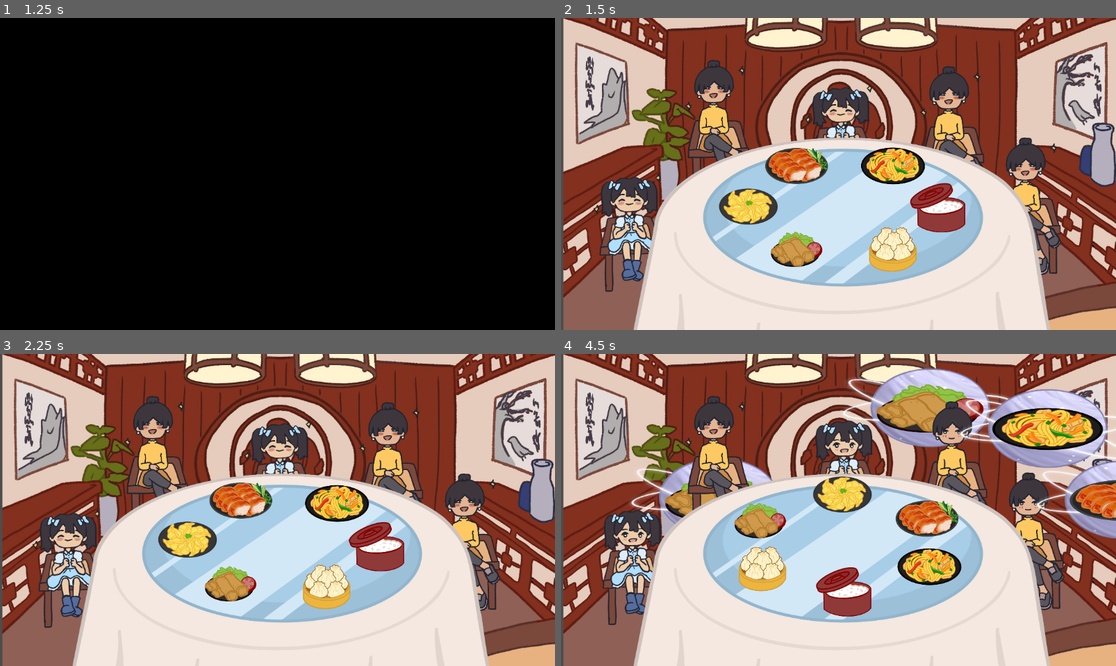
Above: before the commit, frames 1-4 (two rows, left to right).
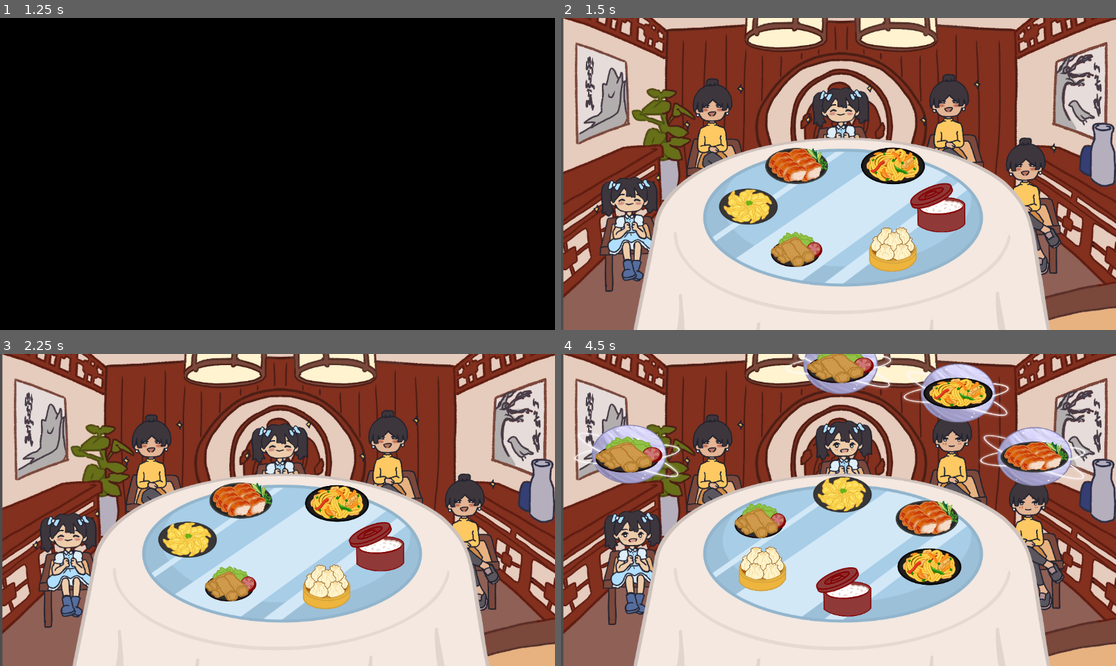
Above: after the commit, the same moments.

Repository: game-dev-besties/lupe_game
Game: Godot game, scene res://scenes/cutscene.tscn
Two runs of this game, one before a commit and one after it. Both use one fixed random seed, a clock stepped at 60 frames per second and the inputs below.
Inputs (mouse positions are in pixels of both pictures, inside the frame that each line leads up to):
- Up to frame 1 (1.25 s): click "SKIP" at 0.5 s
- Up to frame 2 (1.5 s): click "SKIP" at 1.25 s
- Up to frame 3 (2.25 s): tap Enter (ui_accept) at 2 s; move the mouse to (377, 544) at 2.02 s; hold Right (ui_right) from 2.03 s (still down); click (377, 544) at 2.17 s
- Up to frame 4 (4.5 s): tap Enter (ui_accept) at 2.27, 3.02 s; move the mouse to (827, 591) at 2.77 s; release Right (ui_right) at 2.78 s; hold Left (ui_left) 2.78-3.53 s; click (827, 591) at 2.92 s; move the mouse to (749, 547) at 3.52 s; hold Right (ui_right) from 3.53 s (still down); click (749, 547) at 3.67 s; move the mouse to (794, 503) at 4.27 s; click (794, 503) at 4.42 s

Frame 1 is identical in both runs. In frame 2, 3.7% of the frame differs, in the area x 22-77%, y 13-51%; in frame 3, 3.7%; in frame 4, 20%, in the area x 2-100%, y 0-60%.

Commit message:
resize thought bubbles and move corner npc markers

Diff:
--- a/scenes/NPC.tscn
+++ b/scenes/NPC.tscn
@@ -95,8 +95,8 @@
 
 [node name="ThoughtBubble" type="Sprite2D" parent="."]
 visible = false
-position = Vector2(192, -133)
-scale = Vector2(0.520366, 0.342814)
+position = Vector2(6, -223)
+scale = Vector2(0.324897, 0.256362)
 texture = ExtResource("4_jnjht")
 
 [node name="FoodImage" type="Sprite2D" parent="ThoughtBubble"]
--- a/scenes/game.tscn
+++ b/scenes/game.tscn
@@ -109,13 +109,13 @@
 position = Vector2(-454, 38)
 
 [node name="Marker2D2" type="Marker2D" parent="spinningthing/NpcSpawnPoints"]
-position = Vector2(-259, -118)
+position = Vector2(-262, -80)
 
 [node name="Marker2D3" type="Marker2D" parent="spinningthing/NpcSpawnPoints"]
 position = Vector2(-15, -148)
 
 [node name="Marker2D4" type="Marker2D" parent="spinningthing/NpcSpawnPoints"]
-position = Vector2(229, -105)
+position = Vector2(229, -89)
 
 [node name="Marker2D5" type="Marker2D" parent="spinningthing/NpcSpawnPoints"]
 position = Vector2(388, 43)
